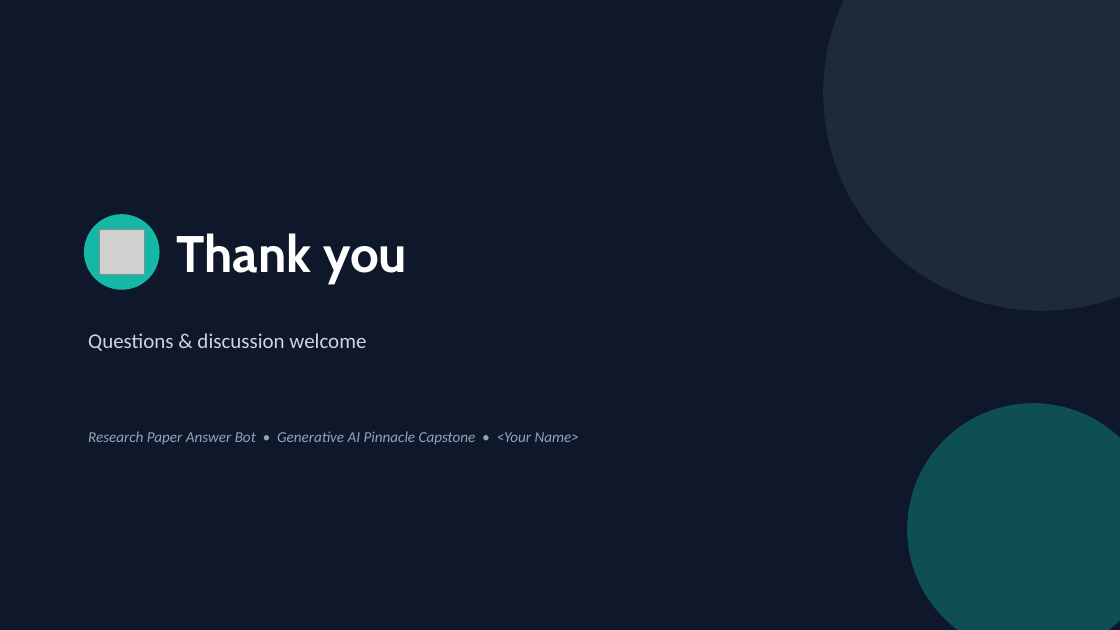
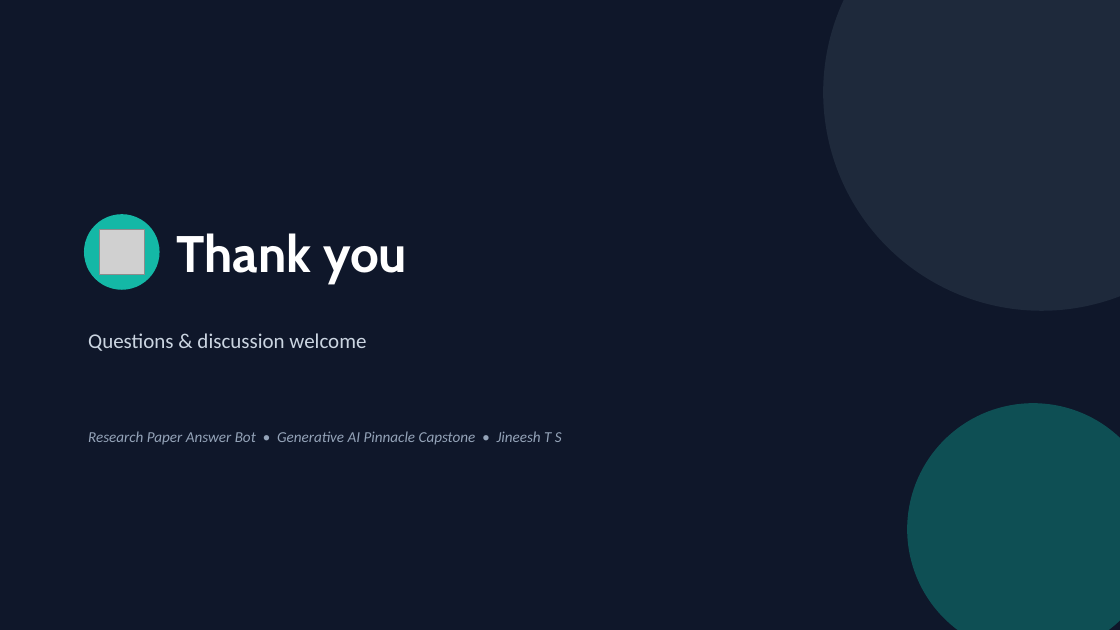
Before and after one commit to JineeshTS/AnalyticsVidhyaCapstone, a slide deck: slide 21 of Capstone_Research_Paper_Answer_Bot.pptx (slide 17 before the commit). Drawn at 1120x630 pixels with LibreOffice and Linux fonts; fonts in the diff are those of the drawing; grey boxes stand for pictures. Boxes give left, top, right and bottom in pixels: in the first picture for what was removed or moved away, otherwise in the second. Text is boxed around its words. In the diff, an @@ line names an element or a change of style, - is before the commit and + after.

```diff
--- a/Capstone_Research_Paper_Answer_Bot.pptx
+++ b/Capstone_Research_Paper_Answer_Bot.pptx
@@ text at (x1=88, y1=431, x2=562, y2=445): text changed @@
-Research Paper Answer Bot • Generative AI Pinnacle Capstone • <Your Name>
+Research Paper Answer Bot • Generative AI Pinnacle Capstone • Jineesh T S
```
Also in this commit, not shown: 5 other slides changed, 4 slides added.
